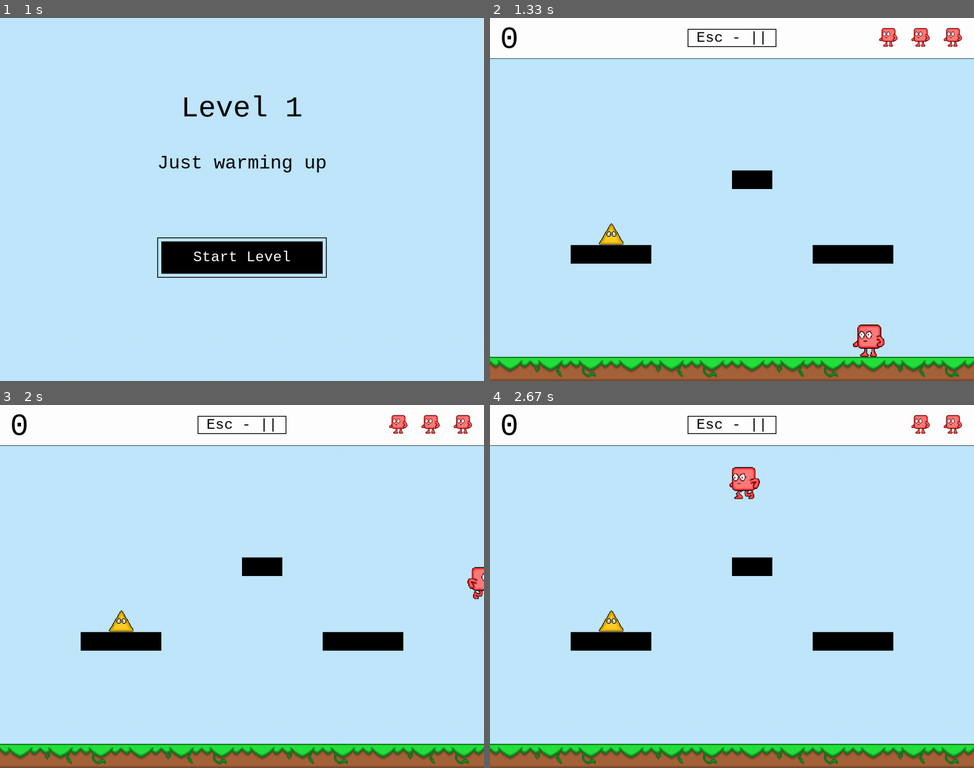
Above: before the commit, frames 1-4 (two rows, left to right).
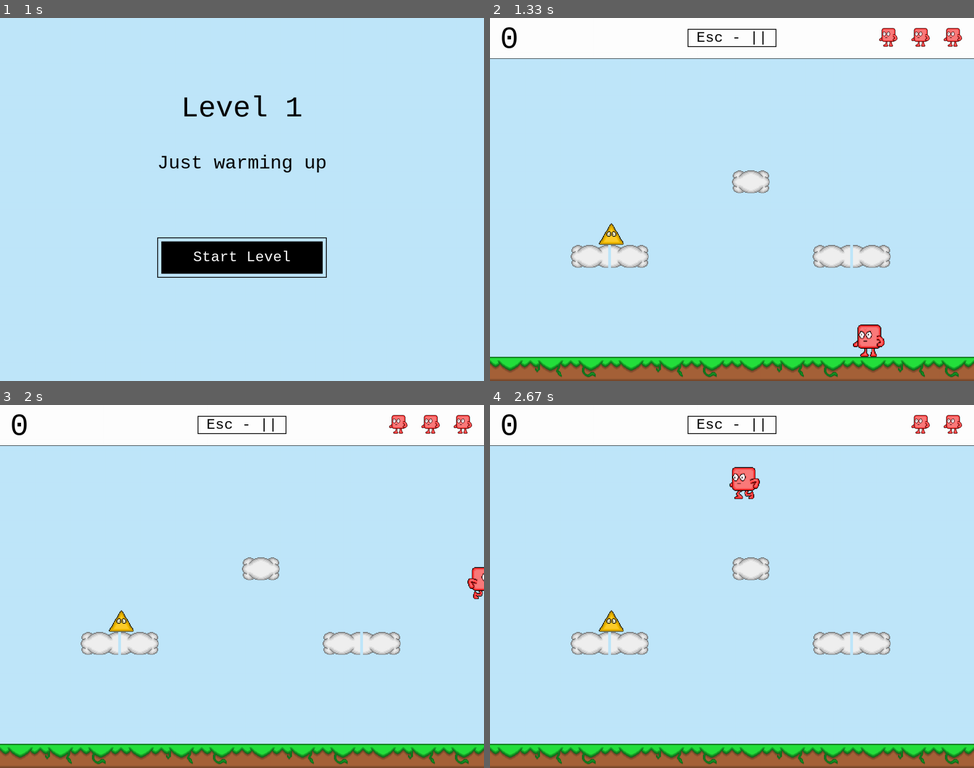
Above: after the commit, the same moments.

Repository: stevenacalhoun/geoplay
Game: pygame game, started from geometricPlay.py
The game is run twice, just before and just after one commit, with the same random seed, the same clock (stepped at 60 frames per second) and the same inputs.
Inputs:
- Up to frame 1 (1 s): hold Right 0.33-0.8 s; tap Enter at 0.83 s
- Up to frame 2 (1.33 s): tap Enter at 1.17 s
- Up to frame 3 (2 s): hold Right 1.5-1.97 s; tap Space at 1.57, 1.87 s
- Up to frame 4 (2.67 s): hold Left 2-2.53 s; tap Space at 2.07, 2.37, 2.63 s; hold Left from 2.57 s (still down)

Frame 1 is identical in both runs. In frame 2, 2.5% of the frame differs, in the area x 16-84%, y 41-69%; in frame 3, 2.5%; in frame 4, 2.5%.

Commit message:
Added cloud platforms
I couldn't figure out why he is able to pass through the platforms, but
they do scale now

Diff:
--- a/levels.py
+++ b/levels.py
@@ -71,6 +71,7 @@
     # Scale the triangle and powerup sprites based on the size of the level
     prepareTriangleSprites(30.0/numRows)
     preparePowerUpSprites(30.0/numRows)
+    preparePlatformSprites(30.0/numRows)
 
     # Tile width and height based on the number of columns and rows
     self.tileWidth = SCREEN_WIDTH/numColumns
@@ -139,20 +140,43 @@
             else:
               currentSearch += 1
 
+		# P stands for platform
+        if tile == "P":
+          platformLoc = currentXLoc, currentYLoc
+
+          if row[tileNum+2] == "p":
+            # Left edge platform tile
+            platformLocs.append([platformLoc, (self.tileWidth, self.tileHeight), 0])
+          else:
+            # Single floating platform
+            platformLocs.append([platformLoc, (self.tileWidth, self.tileHeight), 3])
+
+		# p stands for an extending platform
+        if tile == "p":
+          platformLoc = currentXLoc, currentYLoc
+
+          # Middle platform tile
+          if row[tileNum+2] == "p":
+            platformLocs.append([platformLoc, (self.tileWidth, self.tileHeight), 1])
+
+          # Right edge platform tile
+          else:
+            platformLocs.append([platformLoc, (self.tileWidth, self.tileHeight), 2])
+
         # P stands for platform
-        if tile == "P":
+        #if tile == "P":
           # If we are currently building a platform, create it
-          if buildingPlatform:
-            platformLocs.append([platformLoc, (platformWidth, tileHeight)])
+          #if buildingPlatform:
+            #platformLocs.append([platformLoc, (platformWidth, tileHeight)])
 
           # Start a new platform
-          buildingPlatform = True
-          platformLoc = currentXLoc, currentYLoc
-          platformWidth = self.tileWidth
+          #buildingPlatform = True
+          #platformLoc = currentXLoc, currentYLoc
+          #platformWidth = self.tileWidth
 
         # p stands for a growing platform
-        elif tile == "p":
-          platformWidth += self.tileWidth
+        #elif tile == "p":
+          #platformWidth += self.tileWidth
 
         # S stands for the starting point for McSquare
         elif tile == "S":
@@ -175,7 +199,7 @@
       currentXLoc = 0
 
     # Generate the ground at the end
-    platformLocs.append([platformLoc, (platformWidth, self.tileHeight)])
+    #platformLocs.append([platformLoc, (platformWidth, self.tileHeight)])
 
     # Return the platform locations and starting location
     return platformLocs, triangleLocs, powerUpLocs, startingLoc
--- a/lib/scenes.py
+++ b/lib/scenes.py
@@ -405,8 +405,8 @@
     self.platformSpriteGroup = pygame.sprite.Group()
     self.platforms = []
     for platformParams in self.platformParams:
-      platformLoc, platformSize = platformParams
-      platform = Platform(self.screen, platformLoc, platformSize)
+      platformLoc, platformSize, platformType = platformParams
+      platform = Platform(self.screen, platformLoc, platformSize, platformType)
       self.platforms.append(platform)
       self.platformSpriteGroup.add(platform)
 
--- a/lib/sprites.py
+++ b/lib/sprites.py
@@ -23,6 +23,7 @@
 # Shield duration
 SHIELD_DURATION = 100
 
+platformImages = []
 triangleImages = []
 powerUpTimeImages = []
 powerUpLifeImages = []
@@ -396,14 +397,14 @@
 # Platform class
 class Platform(pygame.sprite.Sprite):
   # Initializer
-  def __init__(self, screen, position, size):
+  def __init__(self, screen, position, size, platformType):
     pygame.sprite.Sprite.__init__(self)
 
     self.width, self.height = size
-
-    # Simple rectangular image
-    self.image = pygame.Surface(size)
-    self.image.fill(BLACK)
+    self.platformImages = platformImages
+
+    # Generate Cloud tile
+    self.image = self.platformImages[platformType]
 
     self.screen = screen
 
@@ -1092,7 +1093,7 @@
     if self.frameCount >= 10:
       self.frameCount = 0
 
-      # Final fram reached
+      # Final frame reached
       if self.frame >= len(self.hoverImages):
         self.frame = 0
 
@@ -1149,6 +1150,12 @@
   powerUpLifeImages = getImages("images/sprites-individ/heart", 4, scale)
   powerUpShieldImages = getImages("images/sprites-individ/shield", 4, scale)
 
+def preparePlatformSprites(scale):
+  global platformImages
+
+  # Cloud tiles for platforms
+  platformImages = getImages("images/sprites-individ/cloud", 4, scale)
+
 def getImages(baseName, totalImages, scaleFactor):
   images = []
 
@@ -1160,7 +1167,7 @@
 
     image = rawImage
 
-    transColor = image.get_at((0,0))
+    transColor = (255, 0, 0)
     image.set_colorkey(transColor)
     images.append(image)
 
Renamed: images/sprites-individ/cloud-left.png -> images/sprites-individ/cloud1.png
Renamed: images/sprites-individ/cloud-mid.png -> images/sprites-individ/cloud2.png
Renamed: images/sprites-individ/cloud-right.png -> images/sprites-individ/cloud3.png
Binary file added: images/sprites-individ/cloud4.png
